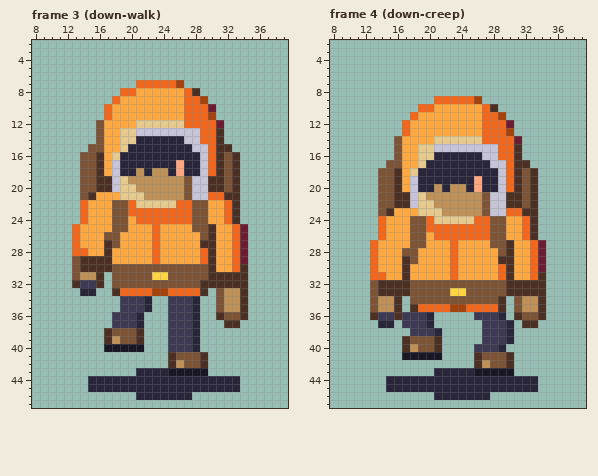
Pixel-art file -- art/companion-48/review-place/work/pawn-aseprite/pawn.aseprite. That is the earlier state.
48x48 pixels, 28 frames. Shown: frame 3 (down-walk): x 8..39, y 2..47; frame 4 (down-creep): x 8..39, y 2..47. The commit also changed other frames, which this record leaves out.
And afterwards:
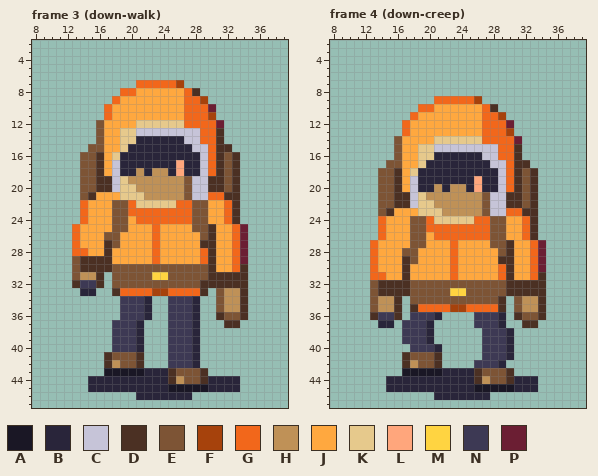
Palette (. is transparent): A #1a1725  B #29253a  C #c6c4d8  D #4b3023  E #7d5435  F #a6420c  G #f2671b  H #bf9157  J #ffa83f  K #e6c98c  L #ffa67c  M #ffd441  N #3d3954  P #6b1e33
Difference:
Frame 3 (down-walk):
Colour A now appears in row 43 at x 17 to 20.
The author changed colour B to colour A in row 43 at x 21; in row 45 at x 25 to 29.
Colour B now appears in row 36 at x 22.
The author changed colour A to colour B in row 40 at x 21.
The author changed colour D to colour B in rows 38 to 39 at x 21.
The author changed colour E to colour B in rows 41 to 42 at x 28.
Colour D now appears in rows 41 to 42 at x 17 and 21.
The author changed colour A to colour D in row 43 at x 25 and 29.
The author changed colour B to colour D in row 44 at x 25 and 29.
Colour E now appears in row 41 at x 18 to 20; in row 42 at x 19 to 20.
The author changed colour A to colour E in row 43 at x 26 to 28.
The author changed colour B to colour E in row 44 at x 27 to 28.
Colour H now appears in row 42 at x 18.
The author changed colour B to colour H in row 44 at x 26.
The author changed colour A to colour N in row 40 at x 18 to 20.
The author changed colour B to colour N in row 36 at x 21.
The author changed colour D to colour N in rows 41 to 42 at x 25.
The author changed colour E to colour N in row 38 at x 18 to 20; in row 39 at x 19 to 20; in row 41 at x 26 to 27; in row 42 at x 27.
The author changed colour H to colour N in row 39 at x 18; in row 42 at x 26.
The author cleared colour A in row 40 at x 17.
The author cleared colour D in rows 38 to 39 at x 17; in rows 41 to 42 at x 29.
The author cleared colour N in row 36 at x 18.
Frame 4 (down-creep):
Colour A now appears in row 43 at x 17 to 20.
The author changed colour B to colour A in row 43 at x 21; in row 45 at x 26 to 30.
Colour B now appears in row 36 at x 21; in row 40 at x 30.
The author changed colour D to colour B in row 40 at x 21; in row 41 at x 30.
The author changed colour E to colour B in row 39 at x 20; in row 42 at x 29.
The author changed colour N to colour B in row 37 at x 29; in row 38 at x 20.
Colour D now appears in row 42 at x 17 and 21.
The author changed colour A to colour D in row 41 at x 17 and 21; in row 43 at x 26 and 30.
The author changed colour B to colour D in row 44 at x 26 and 30.
Colour E now appears in row 42 at x 19 to 20.
The author changed colour A to colour E in row 41 at x 18 to 20; in row 43 at x 27 to 29.
The author changed colour B to colour E in row 44 at x 28 to 29.
Colour H now appears in row 42 at x 18.
The author changed colour B to colour H in row 44 at x 27.
Colour N now appears in row 37 at x 26; in row 38 at x 17.
The author changed colour B to colour N in row 36 at x 20; in row 40 at x 29.
The author changed colour D to colour N in row 39 at x 17; in row 42 at x 26.
The author changed colour E to colour N in row 39 at x 18 to 19; in row 40 at x 19 to 20; in row 41 at x 27 to 29; in row 42 at x 28.
The author changed colour H to colour N in row 40 at x 18; in row 42 at x 27.
The author cleared colour B in row 37 at x 30; in row 38 at x 21.
The author cleared colour D in row 39 at x 21; in row 40 at x 17; in row 41 at x 26; in row 42 at x 30.
The author cleared colour N in row 36 at x 17; in row 40 at x 26.
